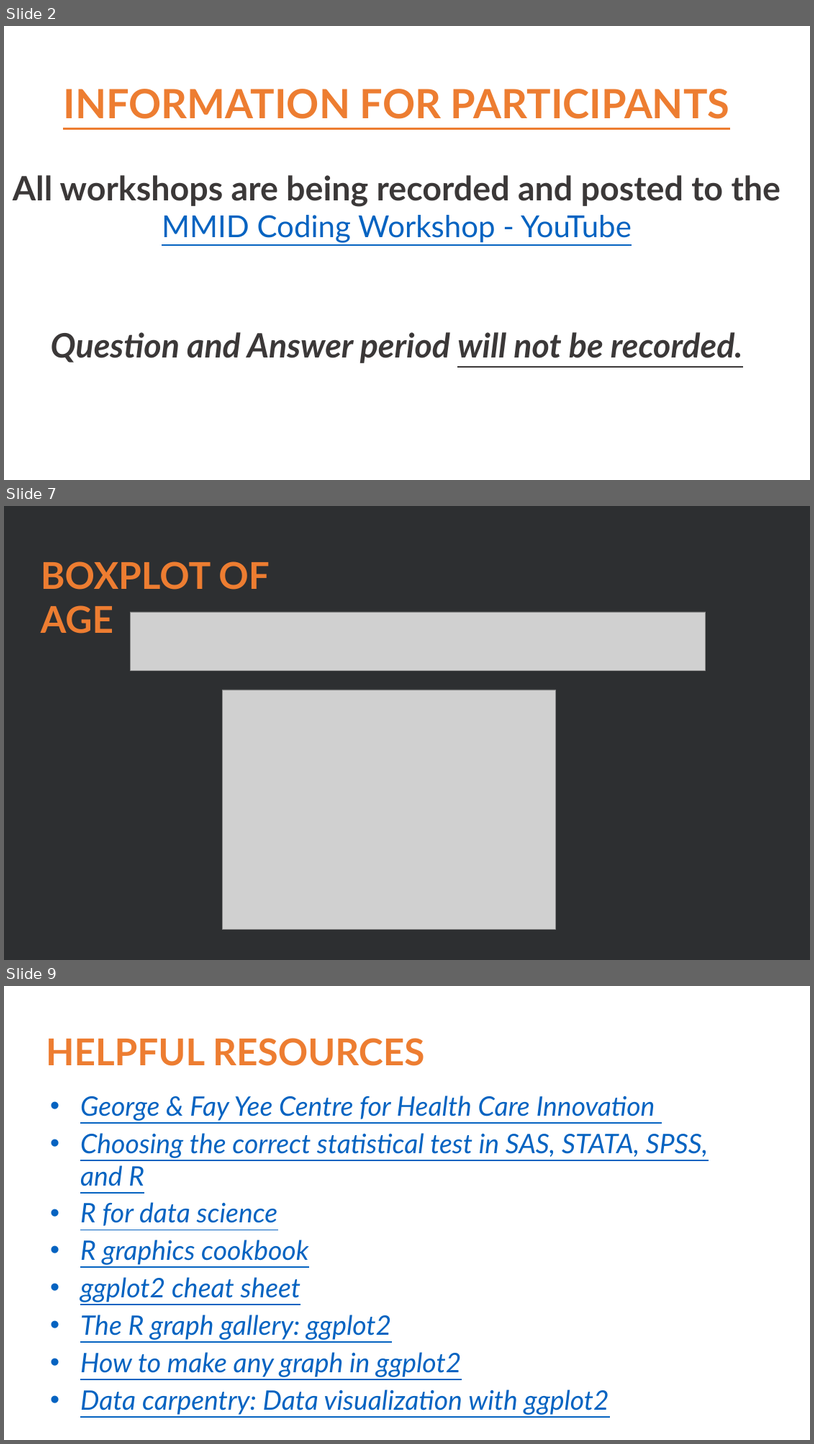
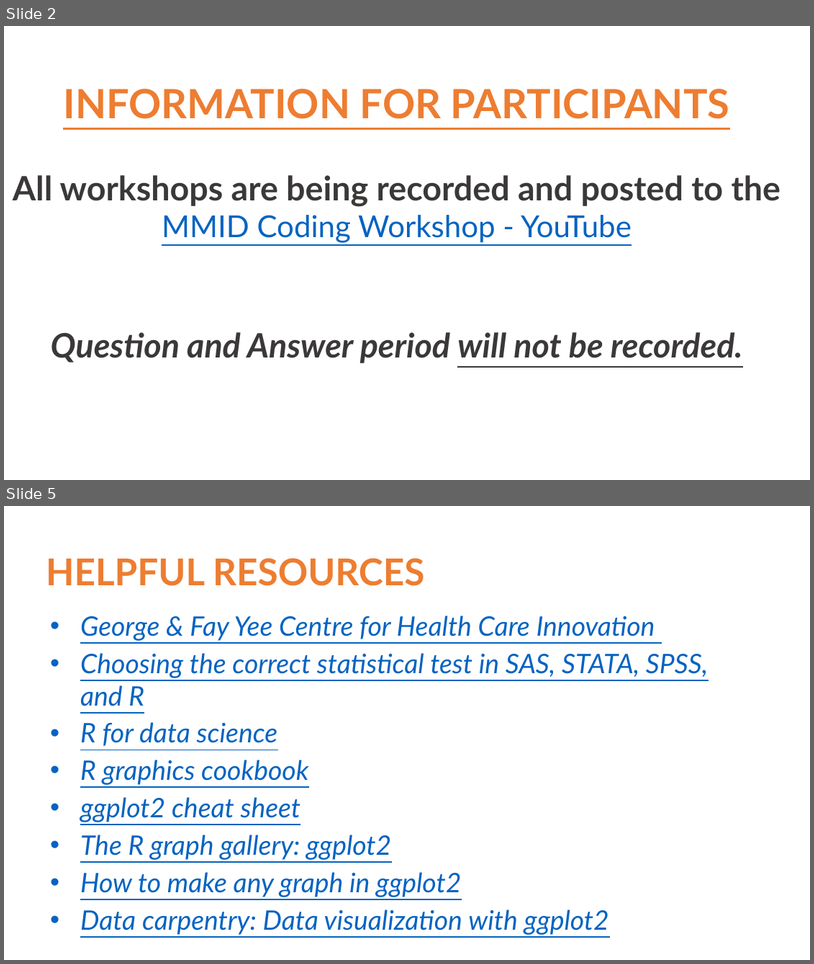
Before and after one commit to sam-a-lee/mmid_ggplot_workship, a slide deck: 2022-01-10_MMID_slides.pptx. Shown one above the other, each under a label of ours: slides 2, 7 and 9 before the commit, slides 2 and 5 after it; the slides between them are not shown. The pictures are 814x1444 and 814x964 pixels, drawn with LibreOffice and Linux fonts; fonts in the diff are those of the drawing; grey boxes stand for pictures. Boxes give left, top, right and bottom in pixels: in the first picture for what was removed or moved away, otherwise in the second. Text is boxed around its words. In the diff, an @@ line names an element or a change of style, - is before the commit and + after.

```diff
--- a/2022-01-10_MMID_slides.pptx
+++ b/2022-01-10_MMID_slides.pptx
@@ slide 7 removed at bbox=[4, 506, 810, 960], background #2D2F31 @@
@@ text removed at bbox=[41, 561, 270, 633] @@
-BOXPLOT OF AGE
@@ picture removed at bbox=[131, 612, 706, 671] @@
@@ picture removed at bbox=[222, 690, 556, 929] @@
@@ what was slide 9 is now slide 5 @@
```
Also in this commit, not shown: 2 slides changed, 3 other slides removed.
